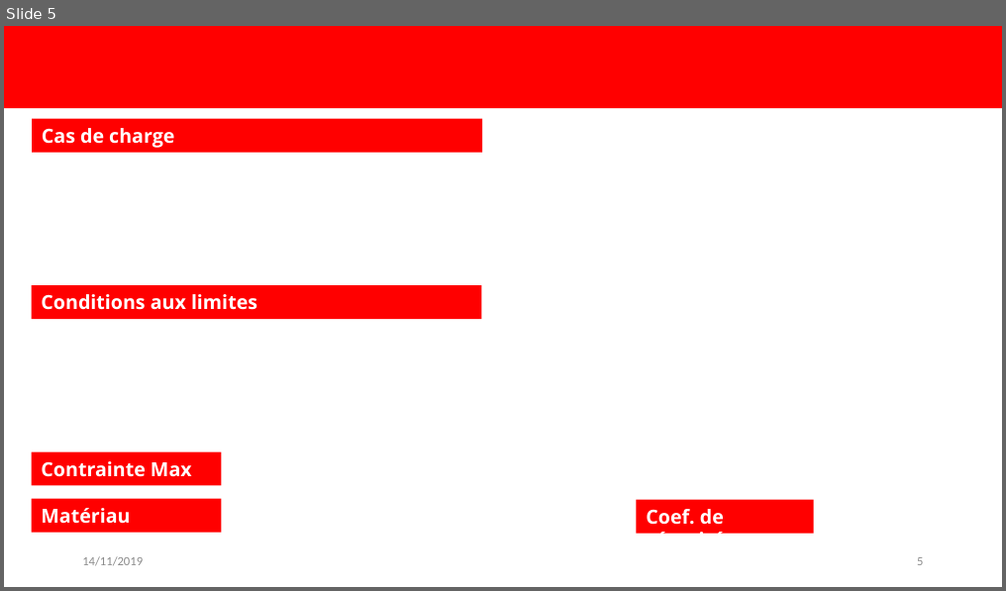
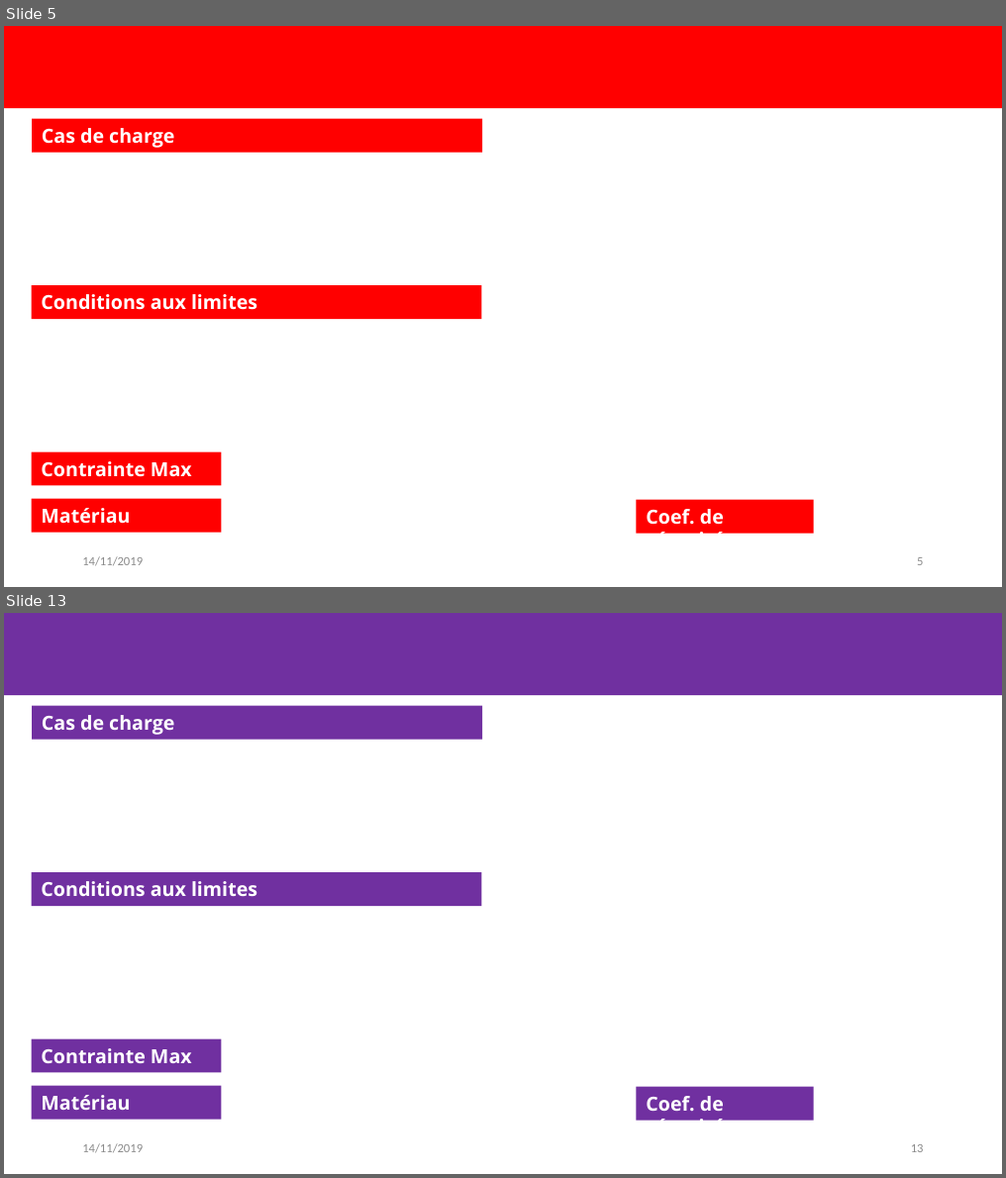
Before and after one commit to EOSCogniton/Ressources2020, a slide deck: TO_TOPs/06_Audits_Techniques/Template.pptx. Shown one above the other, each under a label of ours: slide 5 before the commit, slides 5 and 13 after it; the slides between them are not shown. The pictures are 1006x591 and 1006x1178 pixels, drawn with LibreOffice and Linux fonts; fonts in the diff are those of the drawing; background and template pictures are left out. Boxes give left, top, right and bottom in pixels: in the first picture for what was removed or moved away, otherwise in the second. Text is boxed around its words. In the diff, an @@ line names an element or a change of style, - is before the commit and + after.

```diff
--- a/TO_TOPs/06_Audits_Techniques/Template.pptx
+++ b/TO_TOPs/06_Audits_Techniques/Template.pptx
@@ slide 13 added at [4, 613, 1002, 1174], background #FFFFFF @@
@@ rectangle added at [4, 613, 1002, 696], fill #7030A0 @@
@@ rectangle added at [32, 706, 482, 740], fill #7030A0, 14 pt, text #FFFFFF, bold @@
+Cas de charge
@@ rectangle added at [31, 872, 481, 906], fill #7030A0, 14 pt, text #FFFFFF, bold @@
+Conditions aux limites
@@ rectangle added at [31, 1039, 221, 1073], fill #7030A0, 14 pt, text #FFFFFF, bold @@
+Contrainte Max
@@ rectangle added at [31, 1086, 221, 1120], fill #7030A0, 14 pt, text #FFFFFF, bold @@
+Matériau
@@ rectangle added at [636, 1087, 813, 1121], fill #7030A0, 14 pt, text #FFFFFF, bold @@
+Coef. de sécurité
@@ text added at [82, 1144, 143, 1154], 9 pt, text #8C8C8C @@
+14/11/2019
@@ page number added at [911, 1145, 924, 1153], 9 pt, text #8C8C8C @@
+13
```
Also in this commit, not shown: 2 slides changed, 15 other slides added, 1 other file.
